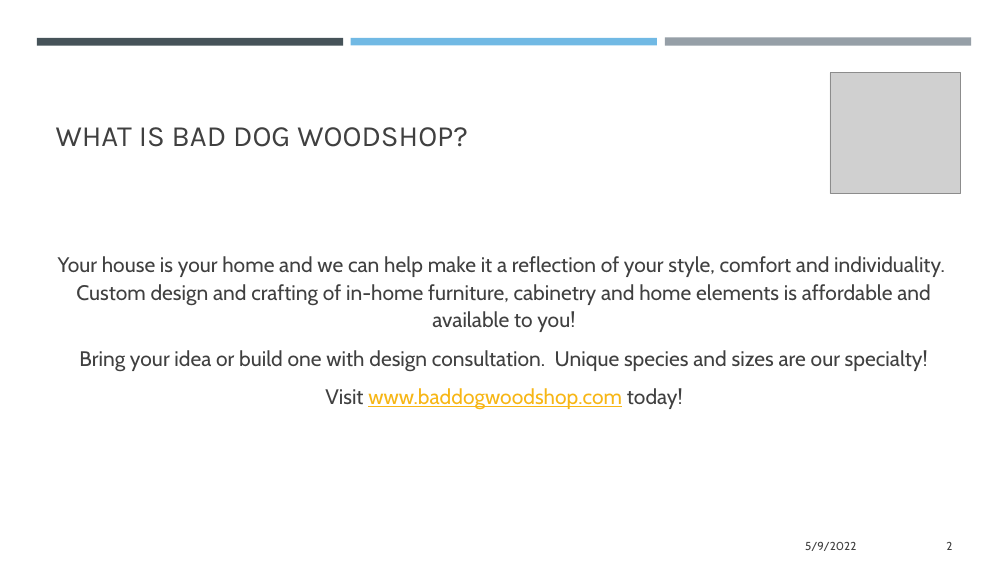
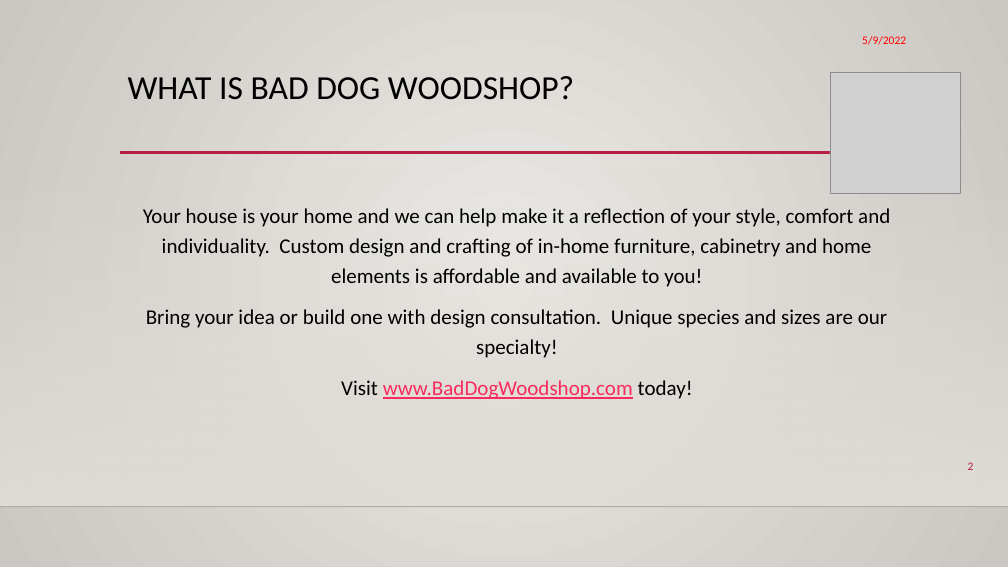
Before and after one commit to doctordutch/baddog, a slide deck: slide 2 of BDW presentation.pptx. Drawn at 1008x567 pixels with LibreOffice and Linux fonts; fonts in the diff are those of the drawing; grey boxes stand for pictures; background and template pictures are left out. Boxes give left, top, right and bottom in pixels: in the first picture for what was removed or moved away, otherwise in the second. Text is boxed around its words. In the diff, an @@ line names an element or a change of style, - is before the commit and + after.

Commit message:
minor revisions trying to get products on home page

```diff
--- a/BDW presentation.pptx
+++ b/BDW presentation.pptx
@@ background #FFFFFF to gradient #ECEAE7 to #CAC7C1 @@
@@ text "5/9/2022": place and size @@
-text "5/9/2022" at box(805, 542, 856, 551)
+text "5/9/2022" at box(862, 36, 906, 45)
@@ text "5/9/2022" at box(862, 36, 906, 45): font Cabin to Calibri, text colour #404040 to #FF0000 @@
@@ rectangle removed at box(37, 38, 343, 45) @@
@@ rectangle removed at box(351, 38, 657, 45) @@
@@ rectangle removed at box(665, 38, 971, 46) @@
@@ title "WHAT IS BAD DOG WOODSHOP?": place and size @@
-title "WHAT IS BAD DOG WOODSHOP?" at box(56, 127, 468, 147)
+title "WHAT IS BAD DOG WOODSHOP?" at box(128, 76, 574, 100)
@@ title "WHAT IS BAD DOG WOODSHOP?" at box(128, 76, 574, 100): size 28 to 32 pt, font Karla to Calibri, text colour #404040 to #000000; line spacing 1 to 0.9; vertical alignment bottom to top @@
@@ rectangle added at box(0, 167, 1008, 507), fill gradient #DFDBD5 @@
@@ line added from (120, 153) to (915, 153), #B71E42 2.5 pt @@
@@ text "Your house is your home ...": place and size @@
-text "Your house is your home ..." at box(58, 256, 945, 410)
+text "Your house is your home ..." at box(143, 208, 890, 399)
@@ text "Your house is your home ..." at box(143, 208, 890, 399): vertical alignment middle to top @@
@@ text at box(143, 208, 890, 358): font Cabin to Calibri, text colour #404040 to #000000 in "Your house is your home and we ...", "Bring your idea or build one with ..."; line spacing 1.1 to 1.2 @@
@@ text at box(341, 380, 693, 399): text changed; font Cabin to Calibri; text colour #F7B615 to #FA2B5C @@
-Visit www.baddogwoodshop.com today!
+Visit www.BadDogWoodshop.com today!
@@ page number: place and size @@
-page number at box(946, 542, 952, 550)
+page number at box(968, 462, 974, 470)
@@ page number at box(968, 462, 974, 470): font Cabin to Calibri, text colour #404040 to #B71E42; vertical alignment middle to top @@
@@ line added from (0, 507) to (1008, 507), #000001 1 pt @@
```
Also in this commit, not shown: 5 other slides changed, 1 slide removed, 2 other files.
